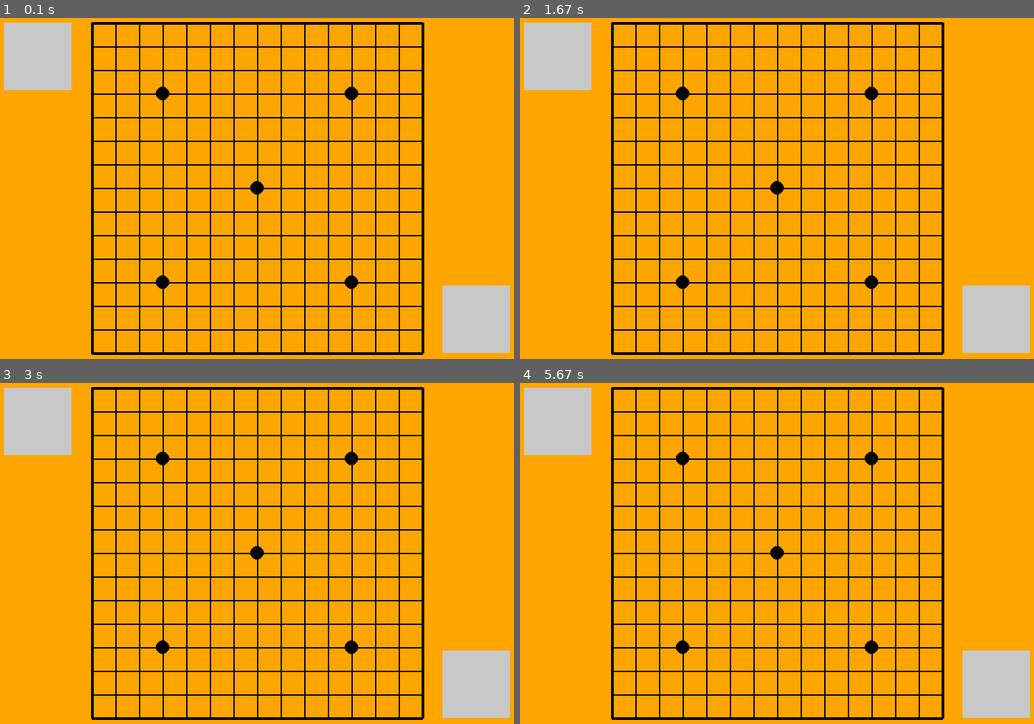
Above: before the commit, frames 1-4 (two rows, left to right).
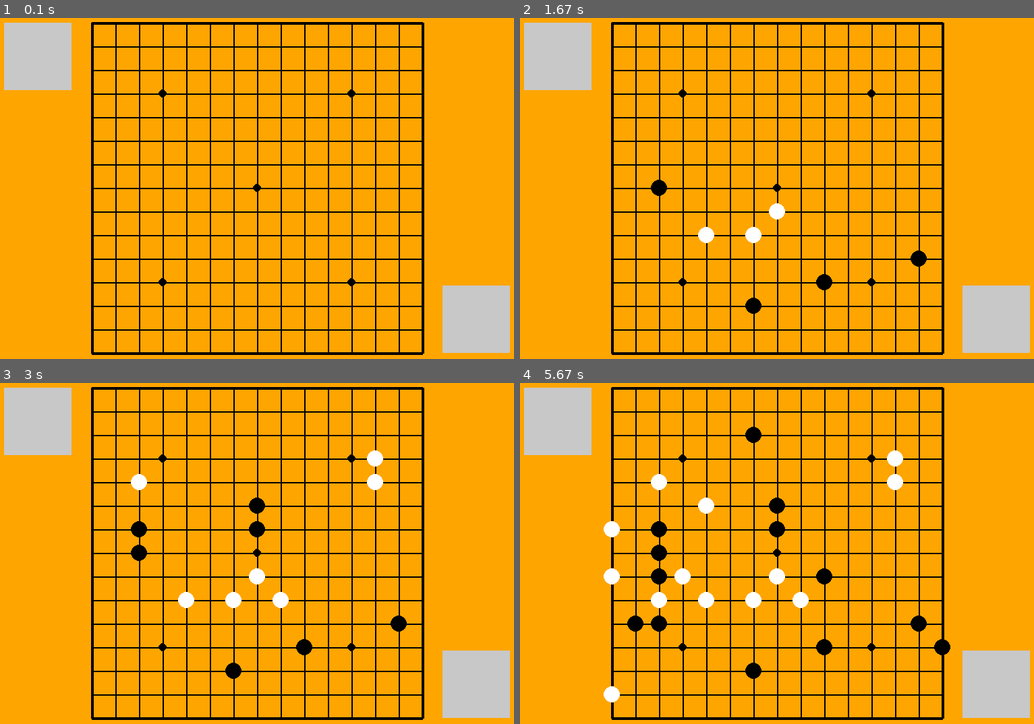
Above: after the commit, the same moments.

Repository: seancheng33/PygameProject
Game: pygame game, started from gobang/gobang.py
Same seed, same stepped clock (60 frames per second), same inputs: the game is played once before the commit and once after it.
Inputs (mouse positions are in pixels of both pictures, inside the frame that each line leads up to):
- Up to frame 1 (0.1 s): no input
- Up to frame 2 (1.67 s): press the mouse at (648, 191) at 0.37 s; move the mouse to (741, 232) at 0.47 s; release the mouse at (833, 277) at 0.6 s; tap Enter at 0.67 s; press the mouse at (648, 191) at 1.03 s; move the mouse to (705, 243) at 1.13 s; release the mouse at (756, 294) at 1.27 s; press the mouse at (648, 191) at 1.37 s; move the mouse to (787, 219) at 1.47 s; release the mouse at (920, 249) at 1.6 s
- Up to frame 3 (3 s): press the mouse at (128, 556) at 1.7 s; move the mouse to (287, 608) at 1.8 s; release the mouse at (447, 659) at 1.93 s; press the mouse at (128, 556) at 2.03 s; move the mouse to (251, 519) at 2.13 s; release the mouse at (375, 481) at 2.27 s; press the mouse at (128, 556) at 2.37 s; move the mouse to (257, 505) at 2.47 s; release the mouse at (380, 454) at 2.6 s; press the mouse at (128, 556) at 2.7 s; move the mouse to (138, 519) at 2.8 s; release the mouse at (143, 481) at 2.93 s
- Up to frame 4 (5.67 s): press the mouse at (648, 556) at 3.03 s; move the mouse to (633, 628) at 3.13 s; release the mouse at (617, 703) at 3.27 s; press the mouse at (648, 556) at 3.37 s; move the mouse to (663, 570) at 3.47 s; release the mouse at (674, 584) at 3.6 s; press the mouse at (648, 556) at 3.7 s; move the mouse to (797, 601) at 3.8 s; release the mouse at (946, 648) at 3.93 s; press the mouse at (648, 556) at 4.03 s; move the mouse to (699, 492) at 4.13 s; release the mouse at (746, 430) at 4.27 s; press the mouse at (648, 556) at 4.37 s; move the mouse to (648, 587) at 4.47 s; release the mouse at (648, 621) at 4.6 s; press the mouse at (648, 556) at 4.7 s; move the mouse to (617, 519) at 4.8 s; release the mouse at (581, 481) at 4.93 s; press the mouse at (648, 556) at 5.03 s; move the mouse to (812, 577) at 5.13 s; release the mouse at (977, 601) at 5.27 s; press the mouse at (648, 556) at 5.37 s; move the mouse to (617, 573) at 5.47 s; release the mouse at (581, 594) at 5.6 s

The runs differ from the first frame. In frame 1, 0.2% of the frame differs, in the area x 30-70%, y 20-80%; in frame 2, 0.9%; in frame 3, 1.7%; in frame 4, 2.9%, in the area x 16-84%, y 12-94%.

Commit message:
五子棋落子功能完成。

Diff:
--- a/gobang/gobang.py
+++ b/gobang/gobang.py
@@ -4,6 +4,7 @@
 @CreateTime   : 2019/1/14
 @Program      : 五子棋游戏
 """
+import sys
 import pygame
 from pygame import *
 
@@ -11,6 +12,10 @@
 BLACK = 0, 0, 0
 ORANGE = 255, 165, 0
 GRAY = 200, 200, 200
+
+
+def draw_chess(screen, chess_color, posx, posy):
+    pygame.draw.circle(screen, chess_color, (posx, posy), 12)
 
 
 def draw_chessboard(screen):
@@ -30,11 +35,11 @@
         pygame.draw.line(screen, BLACK, (35 * i + 150, 55), (35 * i + 150, 545), 2)
 
     # 棋盘上的点
-    pygame.draw.circle(screen, BLACK, (35 * 3 + 150, 35 * 3 + 55), 10)
-    pygame.draw.circle(screen, BLACK, (35 * 3 + 150, 35 * 11 + 55), 10)
-    pygame.draw.circle(screen, BLACK, (35 * 7 + 150, 35 * 7 + 55), 10)
-    pygame.draw.circle(screen, BLACK, (35 * 11 + 150, 35 * 3 + 55), 10)
-    pygame.draw.circle(screen, BLACK, (35 * 11 + 150, 35 * 11 + 55), 10)
+    pygame.draw.circle(screen, BLACK, (35 * 3 + 150, 35 * 3 + 55), 6)
+    pygame.draw.circle(screen, BLACK, (35 * 3 + 150, 35 * 11 + 55), 6)
+    pygame.draw.circle(screen, BLACK, (35 * 7 + 150, 35 * 7 + 55), 6)
+    pygame.draw.circle(screen, BLACK, (35 * 11 + 150, 35 * 3 + 55), 6)
+    pygame.draw.circle(screen, BLACK, (35 * 11 + 150, 35 * 11 + 55), 6)
 
 
 def draw_player_icon(screen):
@@ -47,19 +52,53 @@
 def main():
     pygame.init()
     screen = pygame.display.set_mode((800, 600))
-    pygame.display.set_caption('GoBang version 0.03 --Program by seancheng')
+    pygame.display.set_caption('GoBang version 0.4 --Program by seancheng')
+
+    chess_array = [[0 for i in range(15)] for j in range(15)]  # 存储棋子的状态
+    blackdown = True  # 当前是否为黑子下，这个判断条件有多种用途，用在判断现在改谁下子，以及谁下子后获得了胜利。
 
     while True:
         screen.fill(ORANGE)
         draw_player_icon(screen)
         draw_chessboard(screen)
 
+        for col in range(len(chess_array)):
+            for row in range(len(chess_array[col])):
+                if chess_array[row][col] == 1:
+                    draw_chess(screen, BLACK, row * 35 + 150, col * 35 + 55)
+                elif chess_array[row][col] == 2:
+                    draw_chess(screen, WHITE, row * 35 + 150, col * 35 + 55)
+
+        # 游戏关闭的控制，关闭窗口和按ESC键即可退出
         for event in pygame.event.get():
             if event.type == pygame.QUIT:
                 pygame.quit()
                 sys.exit(0)
+            elif event.type == pygame.KEYUP:
+                if event.key == pygame.K_ESCAPE:
+                    pygame.quit()
+                    sys.exit(0)
 
-        pygame.time.Clock().tick(200)
+        # 获取游戏的坐标和按键事件
+        mouseX, mouseY = pygame.mouse.get_pos()
+        pressed = pygame.mouse.get_pressed()
+
+        for press in pressed:
+            if press == 1:
+                # 根据鼠标的坐标计算出数组的位置
+                row = (mouseX - 150 - 15) // 35 + 1
+                col = (mouseY - 55 - 15) // 35 + 1
+                # row和col必须是在0~14之间，不然就会报列表越界异常。
+                if -1 < row < 15 and -1 < col < 15 and chess_array[row][col] == 0:
+                    if blackdown:
+                        chess_array[row][col] = 1
+                        blackdown = False
+                    else:
+                        chess_array[row][col] = 2
+                        blackdown = True
+                # print(row, col)
+
+        pygame.time.Clock().tick(150)
         pygame.display.update()
 
 
